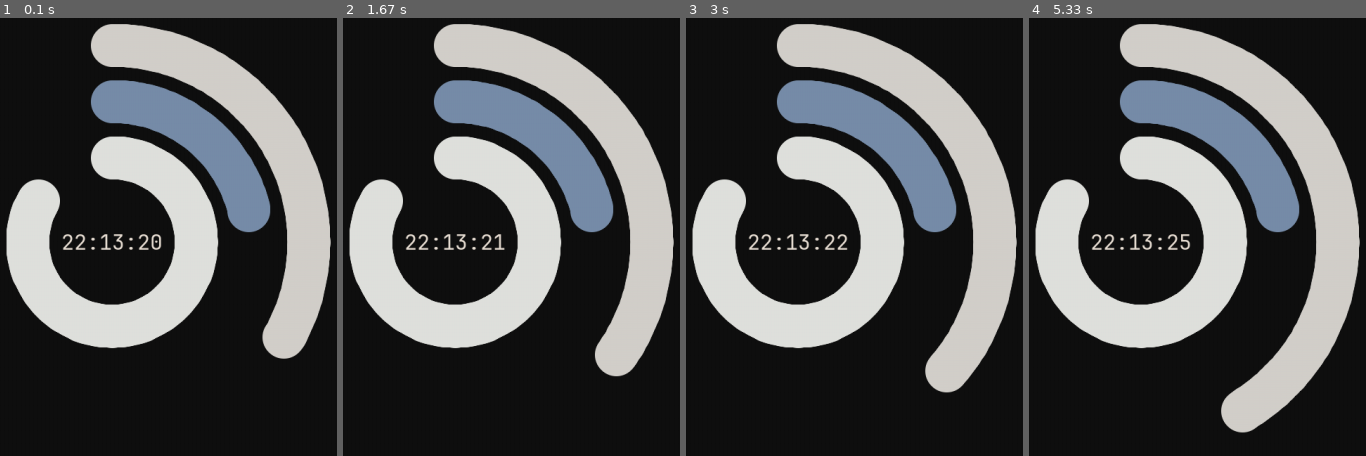
Above: before the commit, frames 1-4 (left to right).
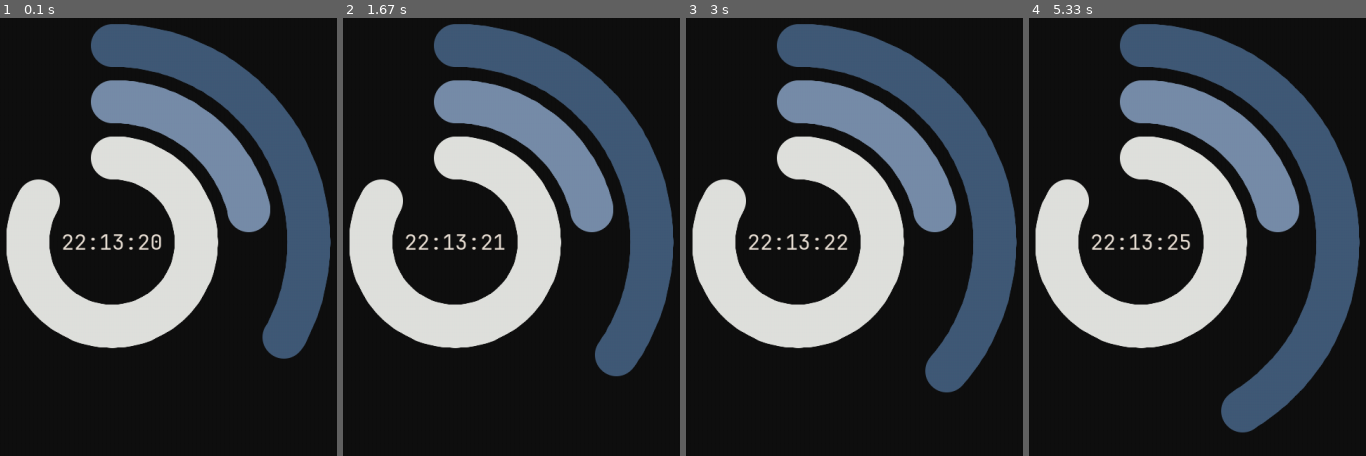
Above: after the commit, the same moments.

Repository: 0xMNT/pygame-clock
Game: pygame game, started from app.py
The game is run twice, just before and just after one commit, with the same random seed, the same clock (stepped at 60 frames per second) and the same inputs.
Inputs:
- Up to frame 1 (0.1 s): no input
- Up to frame 2 (1.67 s): no input
- Up to frame 3 (3 s): no input
- Up to frame 4 (5.33 s): no input

The runs differ from the first frame. In frame 1, 13% of the frame differs, in the area x 27-99%, y 1-78%; in frame 2, 14%; in frame 3, 14%; in frame 4, 16%, in the area x 27-99%, y 1-95%.

Commit message:
chore: change color

Diff:
--- a/app.py
+++ b/app.py
@@ -22,7 +22,7 @@
 # Colors
 background = "#101010"
 green = "#40916c"
-s_color = "#d3d0cb"
+s_color = "#415a77"
 m_color = "#778da9"
 h_color = "#e0e1dd"
 
